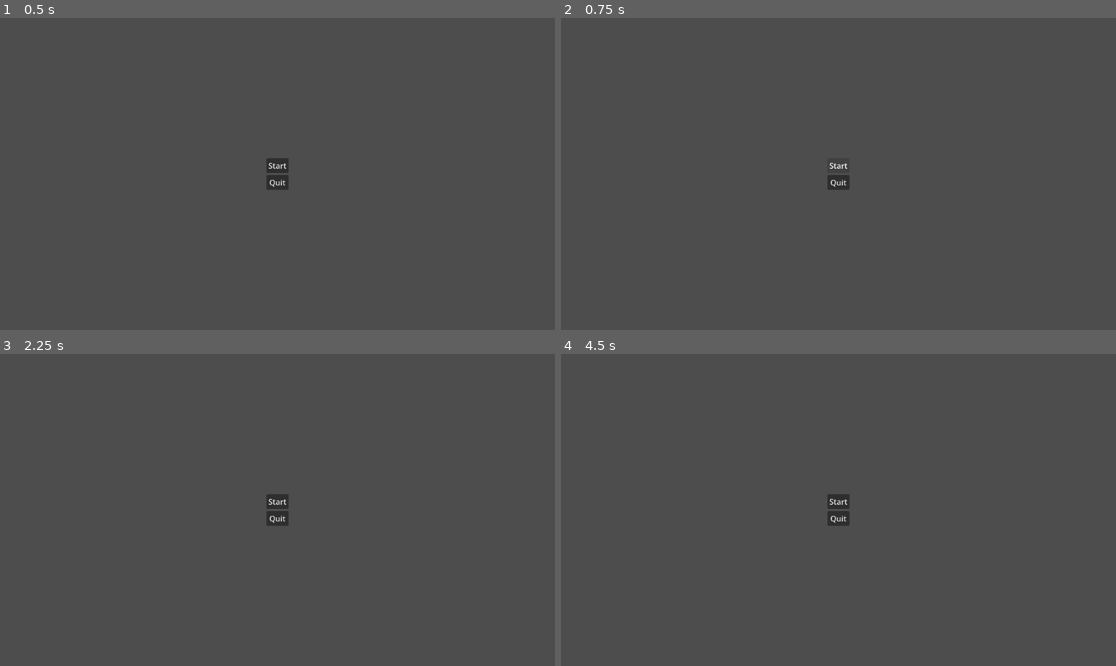
Above: before the commit, frames 1-4 (two rows, left to right).
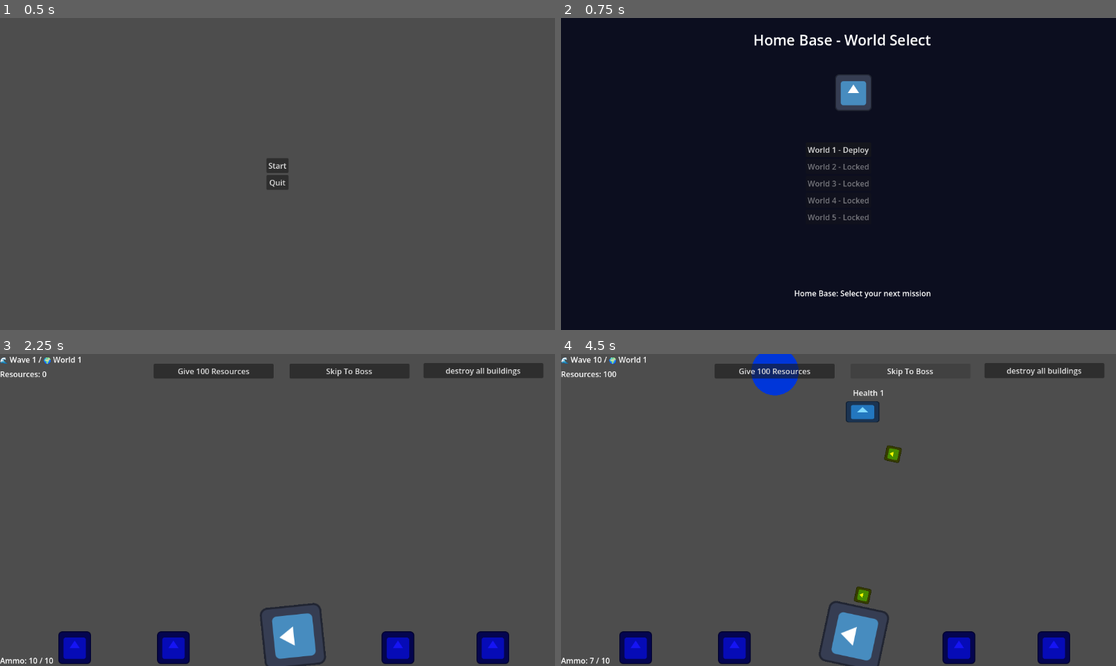
Above: after the commit, the same moments.

Repository: aceofknights/Missile-Game
Game: Godot game, scene res://Scene/MainMenu.tscn
Same seed, same stepped clock (60 frames per second), same inputs: the game is played once before the commit and once after it. The engine's default icon, where the game draws it, is replaced by a stand-in: a white triangle on a blue panel in a dark square.
Inputs (mouse positions are in pixels of both pictures, inside the frame that each line leads up to):
- Up to frame 1 (0.5 s): no input
- Up to frame 2 (0.75 s): click "Start" at 0.5 s
- Up to frame 3 (2.25 s): click (277, 500) at 1.25 s, where only the run before the commit has a clickable "Start"; click (277, 485) at 2 s, where only the run after the commit has a clickable "World 1 - Deploy"
- Up to frame 4 (4.5 s): click (771, 369) at 2.75 s, where only the run after the commit has a clickable "Give 100 Resources"; click (910, 369) at 3.5 s, where only the run after the commit has a clickable "Skip To Boss"; click (910, 369) at 4.25 s, where only the run after the commit has a clickable "Skip To Boss"

Frame 1 is identical in both runs. In frame 2, 99% of the frame differs, in the area x 0-100%, y 0-100%; in frame 3, 7.3%; in frame 4, 7.7%.
Error before the commit: Parse Error: Identifier "transitioning_world" not declared in the current scope. (res://Scripts/GameManager.gd:190)

Commit message:
fixed crash after boss defeat
Beating world 1 boss sends player to world select. upgrades are tied to their world and are seperate from others

Diff:
--- a/Scene/Main.tscn
+++ b/Scene/Main.tscn
@@ -49,6 +49,13 @@
 offset_bottom = 51.0
 text = "Skip To Boss"
 
+[node name="GiveResources" type="Button" parent="UI"]
+offset_left = 319.0
+offset_top = 20.0
+offset_right = 568.0
+offset_bottom = 51.0
+text = "Give 100 Resources"
+
 [node name="AnnouncementLabel" type="Label" parent="UI"]
 visible = false
 offset_left = 552.0
--- a/Scene/WorldSelect.tscn
+++ b/Scene/WorldSelect.tscn
@@ -1,4 +1,4 @@
-[gd_scene load_steps=3 format=3]
+[gd_scene load_steps=3 format=3 uid="uid://d3boe8y64whft"]
 
 [ext_resource type="Script" path="res://Scripts/WorldSelect.gd" id="1_gv2n6"]
 [ext_resource type="Texture2D" uid="uid://uy57wpn2tav1" path="res://icon.svg" id="2_mdfnd"]
--- a/Scripts/BossFight.gd
+++ /dev/null
@@ -1,25 +0,0 @@
-extends Node
-
-signal boss_defeated
-
-@export var health: int = 5
-var speed = 100
-
-func take_damage(amount: int):
-	health -= amount
-	if health <= 0:
-		die()
-
-func die():
-	GameManager.boss_defeated()
-	emit_signal("boss_defeated")
-	queue_free()
-
-func _on_player_died():
-	GameManager.player_died()
-
-func _process(delta):
-	move_pattern(delta)
-
-func move_pattern(delta):
-	return
--- a/Scripts/BossUfo.gd
+++ b/Scripts/BossUfo.gd
@@ -1,12 +1,13 @@
 extends Area2D
 
 signal enemy_died
+signal boss_defeated
 
 @export var explosion_scene: PackedScene
 @export var missile_scene: PackedScene
 @export var scatter_missile_scene: PackedScene
 @export var move_speed := 120.0
-@export var max_health := 3
+@export var max_health := 1
 @export var shield_up_duration := 3.5
 @export var shield_down_duration := 2.0
 @export var missile_drop_interval := 1.0
@@ -27,9 +28,20 @@
 var is_dead := false
 
 
+# ✅ Safe add_child helper (prevents current_scene null crash during scene transitions)
+func _add_to_scene(node: Node) -> void:
+	var parent := get_parent()
+	if is_instance_valid(parent):
+		parent.add_child(node)
+	else:
+		# Fallback if we're somehow not parented (rare)
+		get_tree().root.add_child(node)
+
+
 func _ready():
 	health = max_health
 	add_to_group("enemy")
+
 	shield_timer.wait_time = shield_up_duration
 	shield_timer.timeout.connect(_on_shield_timer_timeout)
 	shield_timer.start()
@@ -47,7 +59,9 @@
 func _process(delta):
 	if is_dead:
 		return
+
 	boss_health.text = "Health %d" % health
+
 	var viewport = get_viewport_rect().size
 	global_position.x += move_direction * move_speed * delta
 
@@ -130,13 +144,14 @@
 	if not no_reward:
 		GameManager.add_resources(10)
 
+	emit_signal("boss_defeated")
 	emit_signal("enemy_died")
 
 	if explosion_scene:
 		var explosion = explosion_scene.instantiate()
 		explosion.global_position = global_position
 		explosion.gives_reward = false
-		get_tree().current_scene.add_child(explosion)
+		_add_to_scene(explosion)
 
 	queue_free()
 
@@ -170,6 +185,7 @@
 		spawn_scatter_missile()
 		_schedule_next_scatter()
 
+
 func _schedule_next_scatter():
 	if is_dead:
 		return
@@ -180,6 +196,8 @@
 
 
 func spawn_normal_missile():
+	if is_dead:
+		return
 	if missile_scene == null:
 		return
 
@@ -193,10 +211,13 @@
 
 	missile.global_position = global_position + Vector2(0, 30)
 	missile.velocity = direction
-	get_tree().current_scene.add_child(missile)
+
+	_add_to_scene(missile)
 
 
 func spawn_scatter_missile():
+	if is_dead:
+		return
 	if scatter_missile_scene == null:
 		return
 
@@ -210,7 +231,8 @@
 
 	missile.global_position = global_position + Vector2(0, 35)
 	missile.velocity = direction
-	get_tree().current_scene.add_child(missile)
+
+	_add_to_scene(missile)
 	print("☄️ Scatter missile launched")
 
 
--- a/Scripts/GameManager.gd
+++ b/Scripts/GameManager.gd
@@ -4,9 +4,9 @@
 
 var current_wave := 1
 var current_world := 1
-
+var transitioning_world := false
 # Currency can stay global for now; "planet upgrades" are per-world below.
-var player_resources := 100
+var player_resources := 0
 
 # Highest world index the player can select in World Select.
 var highest_world_unlocked := 1
@@ -154,10 +154,11 @@
 	print("🌊 Starting Wave %d (World %d)" % [current_wave, current_world])
 	is_boss_wave = (current_wave % 10 == 0)
 
+	wave_active = true
 	enemies_alive = 0
-	wave_active = true
 
 	if is_boss_wave:
+		enemies_alive = 1 # boss itself
 		spawner.spawn_boss()
 	else:
 		enemies_to_spawn = current_wave * 2
@@ -172,9 +173,11 @@
 		if not wave_active or spawner == null or !is_instance_valid(spawner):
 			print("⛔️ Spawning cancelled: wave is no longer active or spawner is invalid")
 			return
+
+		enemies_alive += 1  # ✅ count this enemy
 		spawner.spawn_enemy()
+
 		await get_tree().create_timer(delay).timeout
-
 
 
 
--- a/Scripts/Main.gd
+++ b/Scripts/Main.gd
@@ -10,7 +10,7 @@
 @onready var building5 = $Building5
 @onready var building6 = $Building6
 @onready var skip_to_boss = $UI/SkipToBoss
-
+@onready var give_resources = $UI/GiveResources
 
 var base_buildings = 4
 var extra_buildings =0
@@ -39,6 +39,10 @@
 	GameManager.connect("announce_wave", Callable(self, "_on_announce_wave"))
 	GameManager.start_wave()
 	_apply_building_unlocks()
+	give_resources.pressed.connect(_give_resource)
+
+func _give_resource():
+	GameManager.player_resources += 100
 
 func _skip_to_boss():
 	GameManager.current_wave = 10
--- a/Scripts/Spawner.gd
+++ b/Scripts/Spawner.gd
@@ -6,19 +6,24 @@
 var spawn_timer = 0.0
 var screen_size
 
+@export var boss_scene: PackedScene
+const DEFAULT_BOSS_SCENE_PATH := "res://Scene/boss_ufo.tscn"
+
+
+# ✅ Safe add_child helper (prevents current_scene null crash during scene transitions)
+func _add_to_scene(node: Node) -> void:
+	var parent := get_parent()
+	if is_instance_valid(parent):
+		parent.add_child(node)
+	else:
+		get_tree().root.add_child(node)
+
+
 func _ready():
 	screen_size = get_viewport_rect().size
 	GameManager.spawner = self
 	_ensure_boss_scene()
 
-#func _process(delta):
-	#spawn_timer += delta
-	#if spawn_timer >= spawn_interval:
-		#spawn_timer = 0
-		#spawn_enemy()
-
-@export var boss_scene: PackedScene
-const DEFAULT_BOSS_SCENE_PATH := "res://Scene/boss_ufo.tscn"
 
 func _ensure_boss_scene() -> void:
 	if boss_scene != null:
@@ -29,6 +34,7 @@
 		boss_scene = loaded
 		print("ℹ️ Boss scene fallback loaded from %s" % DEFAULT_BOSS_SCENE_PATH)
 
+
 func spawn_boss():
 	_ensure_boss_scene()
 	if not boss_scene:
@@ -36,13 +42,21 @@
 		return
 
 	var boss = boss_scene.instantiate()
-	boss.connect("enemy_died", Callable(GameManager, "_on_enemy_died"))
+
+	# ✅ Boss should end the world (unlock next + return to WorldSelect)
 	if boss.has_signal("boss_defeated"):
-		boss.connect("boss_defeated", Callable(GameManager, "on_boss_defeated"))
-	GameManager.enemies_alive += 1
+		boss.boss_defeated.connect(Callable(GameManager, "on_boss_defeated"))
+	else:
+		# fallback if boss_defeated missing for some reason
+		boss.enemy_died.connect(Callable(GameManager, "on_boss_defeated"))
 
-	boss.position = Vector2(screen_size.x / 2, 120)
-	get_tree().current_scene.add_child(boss)
+	# Do NOT connect boss.enemy_died to _on_enemy_died (prevents wave logic weirdness)
+
+	# If you still track boss as "alive", keep this
+
+	boss.position = Vector2(screen_size.x / 2.0, 120.0)
+	_add_to_scene(boss)
+
 
 func spawn_enemy():
 	if not enemy_scene:
@@ -50,22 +64,21 @@
 		return
 
 	var enemy = enemy_scene.instantiate()
-	GameManager.enemies_alive += 1
+
 	print("📦 Spawning enemy. Total alive: %d" % GameManager.enemies_alive)
 
-	enemy.connect("enemy_died", Callable(GameManager, "_on_enemy_died"))
-
+	enemy.enemy_died.connect(Callable(GameManager, "_on_enemy_died"))
 
 	# Random X along top
-	var x_pos = randf_range(0, screen_size.x)
+	var x_pos = randf_range(0.0, screen_size.x)
 	enemy.position = Vector2(x_pos, position.y)
 
 	# Random X at bottom to target
-	var target_x = randf_range(0, screen_size.x)
+	var target_x = randf_range(0.0, screen_size.x)
 	var target_pos = Vector2(target_x, screen_size.y)
 
 	# Set velocity vector toward the target
 	var direction = (target_pos - enemy.position).normalized()
 	enemy.velocity = direction
 
-	get_tree().current_scene.add_child(enemy)
+	_add_to_scene(enemy)
Not shown: 1 places in Scene/MainMenu.tscn that only renumber resources
Not shown: 1 places in Scene/WorldSelect.tscn that only renumber resources
